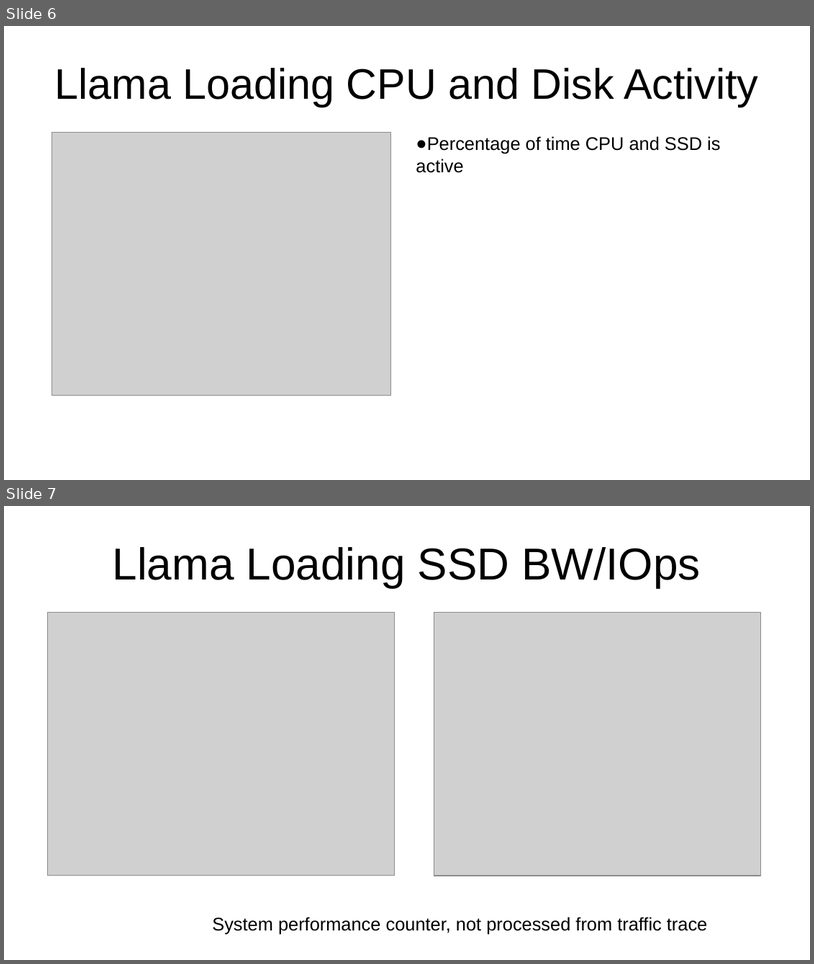
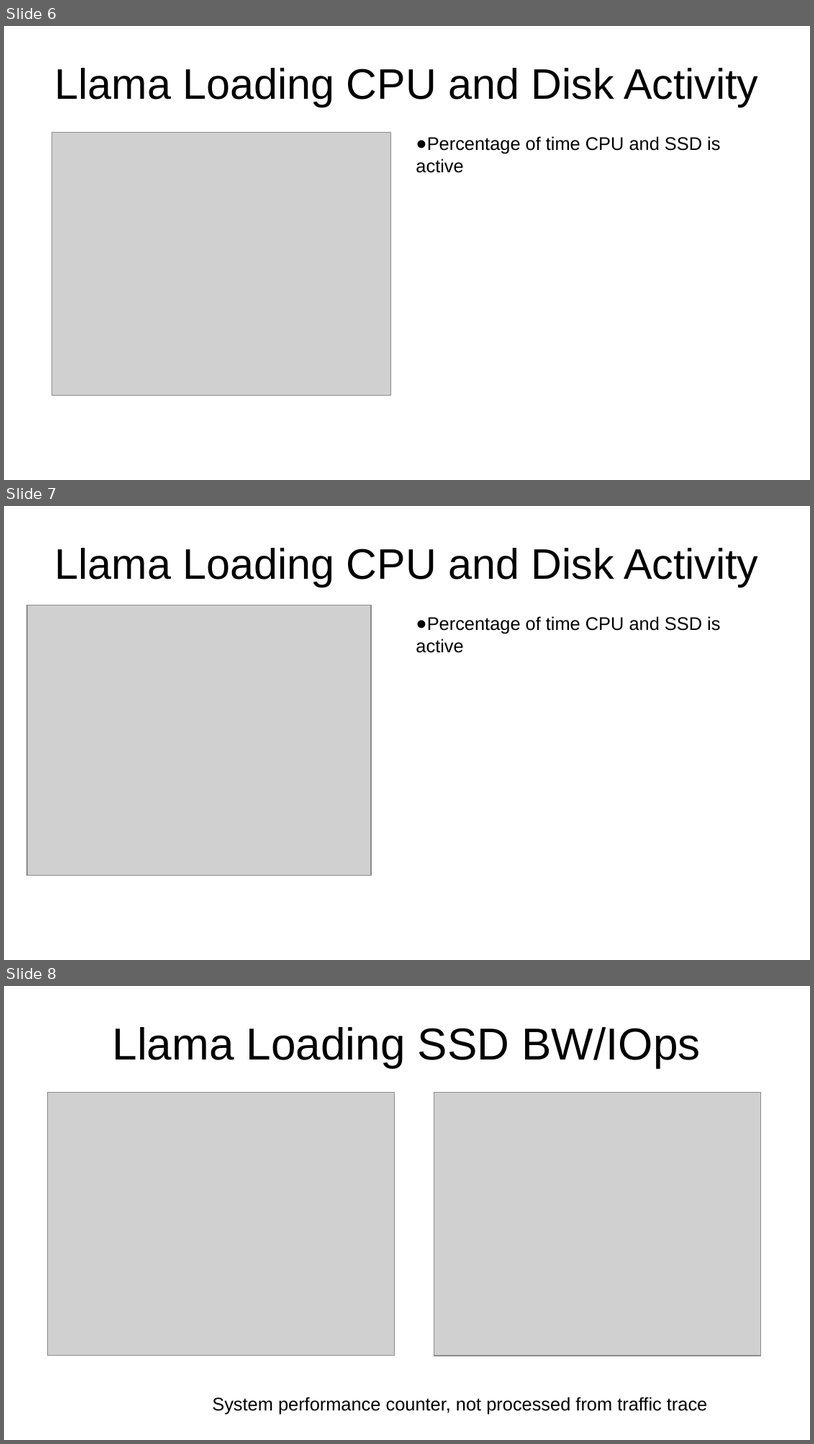
Before and after one commit to xiangyutang2/procmon_results, a slide deck: llama3_initial_load.pptx. Shown one above the other, each under a label of ours: slides 6 and 7 before the commit, slides 6, 7 and 8 after it. The pictures are 814x964 and 814x1444 pixels, drawn with LibreOffice and Linux fonts; fonts in the diff are those of the drawing; grey boxes stand for pictures. Boxes give left, top, right and bottom in pixels: in the first picture for what was removed or moved away, otherwise in the second. Text is boxed around its words. In the diff, an @@ line names an element or a change of style, - is before the commit and + after.

```diff
--- a/llama3_initial_load.pptx
+++ b/llama3_initial_load.pptx
@@ slide 7 added at <box>4,506,810,960</box>, background #FFFFFF @@
@@ title added at <box>55,548,759,587</box>, 42 pt, text #000000 @@
+Llama Loading CPU and Disk Activity
@@ picture added at <box>28,605,372,875</box> @@
@@ text added at <box>416,616,720,653</box>, 18 pt, text #000000 @@
+● Percentage of time CPU and SSD is active
@@ what was slide 7 is now slide 8 @@
```
